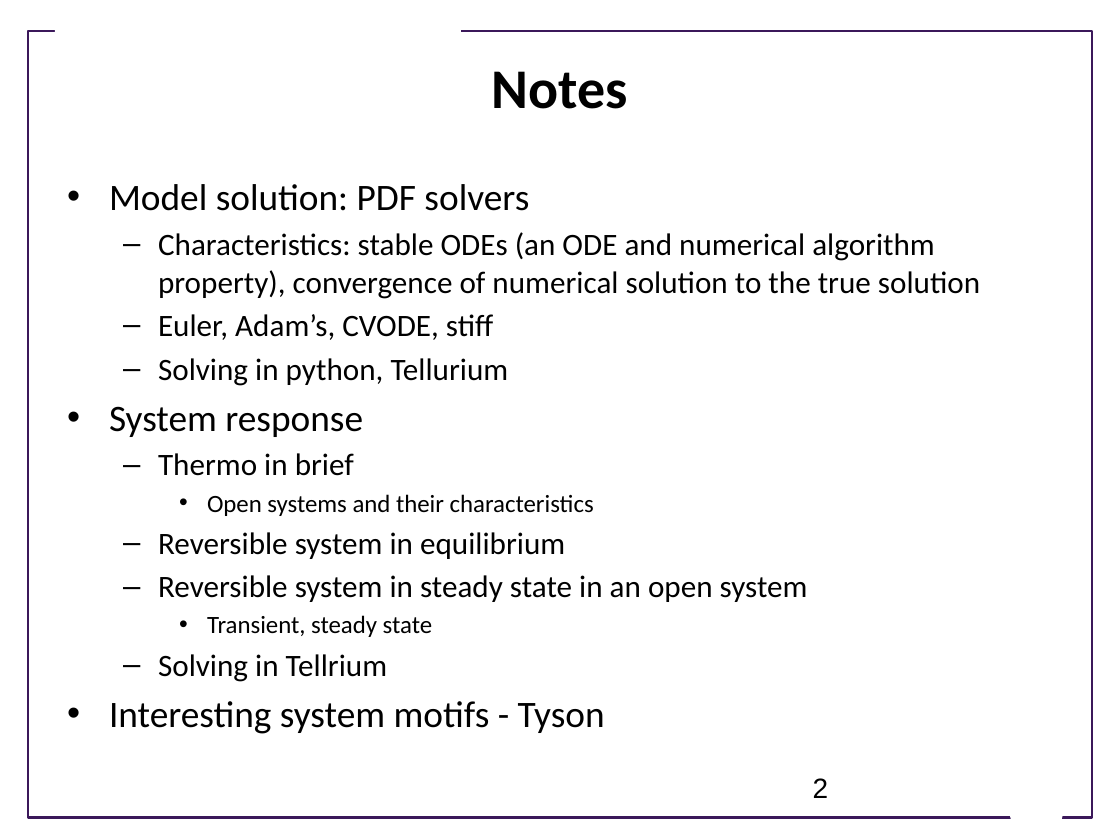
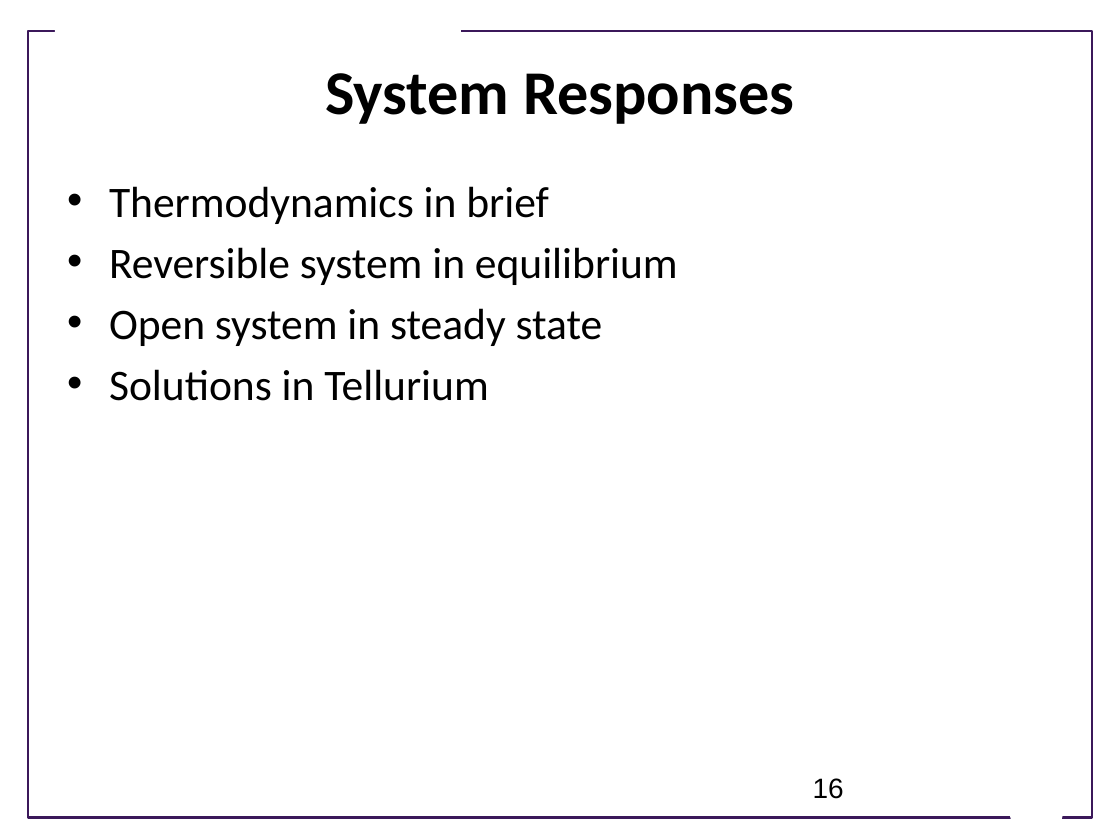
Before and after one commit to ModelEngineering/advancing-biomedical-models, a slide deck: slide 16 of Lectures/Week_2/CSE 599V Lecture 6 - Model Evaluation and System Responses.pptx (slide 2 before the commit). Drawn at 1120x840 pixels with LibreOffice and Linux fonts; fonts in the diff are those of the drawing; background and template pictures are left out. Boxes give left, top, right and bottom in pixels: in the first picture for what was removed or moved away, otherwise in the second. Text is boxed around its words. In the diff, an @@ line names an element or a change of style, - is before the commit and + after.

Commit message:
Updated lecture 6

```diff
--- a/Lectures/Week_2/CSE 599V Lecture 6 - Model Evaluation and System Responses.pptx
+++ b/Lectures/Week_2/CSE 599V Lecture 6 - Model Evaluation and System Responses.pptx
@@ title added at bbox=[325, 73, 795, 124], 40 pt, text #000000, bold @@
+System Responses
@@ title removed at bbox=[492, 71, 628, 109] @@
-Notes
@@ text at bbox=[109, 186, 549, 224]: text changed; size 20 to 28 pt @@
-• Model solution: PDF solvers
-  – Characteristics: stable ODEs (an ODE and numerical algorithm property), convergence of numerical solution to the true solution
-  – Euler, Adam’s, CVODE, stiff
-  – Solving in python, Tellurium
-• System response
-  – Thermo in brief
-    • Open systems and their characteristics
+• Thermodynamics in brief
@@ text at bbox=[109, 247, 678, 285]: size 20 to 28 pt in "Reversible system in equilibrium"; bullet – to •; list level 2 to 1 in "Reversible system in equilibrium" @@
@@ text at bbox=[109, 308, 603, 401]: text changed; size 20 to 28 pt @@
-  – Reversible system in steady state in an open system
-    • Transient, steady state
-  – Solving in Tellrium
-• Interesting system motifs - Tyson
+• Open system in steady state
+• Solutions in Tellurium
@@ page number at bbox=[813, 778, 844, 799]: text changed @@
-2
+16
```
Also in this commit, not shown: 3 other slides changed, 25 slides added, 25 slides removed.
